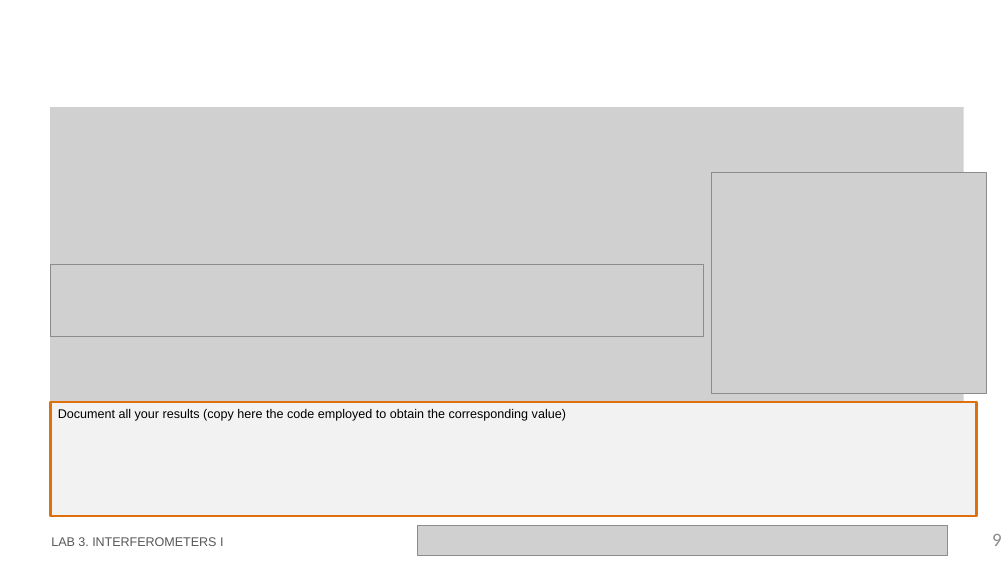
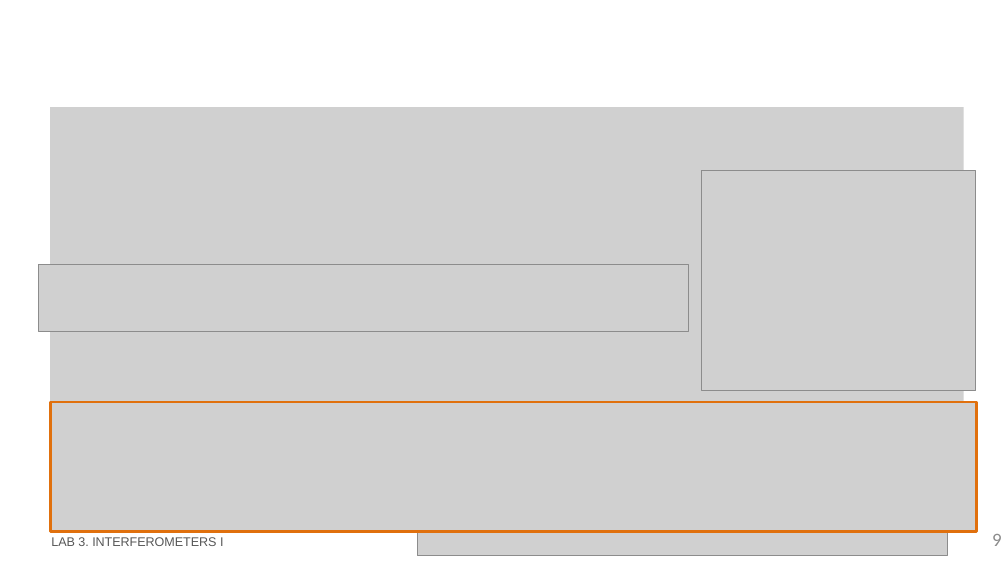
Before and after one commit to snacmuo/pic-upv-lab3, a slide deck: slide 9 of LabBook_3.pptx. Drawn at 1008x567 pixels with LibreOffice and Linux fonts; fonts in the diff are those of the drawing; grey boxes stand for pictures; background and template pictures are left out. Boxes give left, top, right and bottom in pixels: in the first picture for what was removed or moved away, otherwise in the second. Text is boxed around its words. In the diff, an @@ line names an element or a change of style, - is before the commit and + after.

```diff
--- a/LabBook_3.pptx
+++ b/LabBook_3.pptx
@@ picture: place and size @@
-picture at (712,172,988,393)
+picture at (701,170,976,391)
@@ picture: place and size @@
-picture at (50,265,703,337)
+picture at (38,265,689,331)
@@ rectangle removed at (51,402,977,516) @@
-Document all your results (copy here the code employed to obtain the corresponding value)
@@ picture added at (51,402,977,532) @@
```
Also in this commit, not shown: 3 other slides changed, 1 other file.
